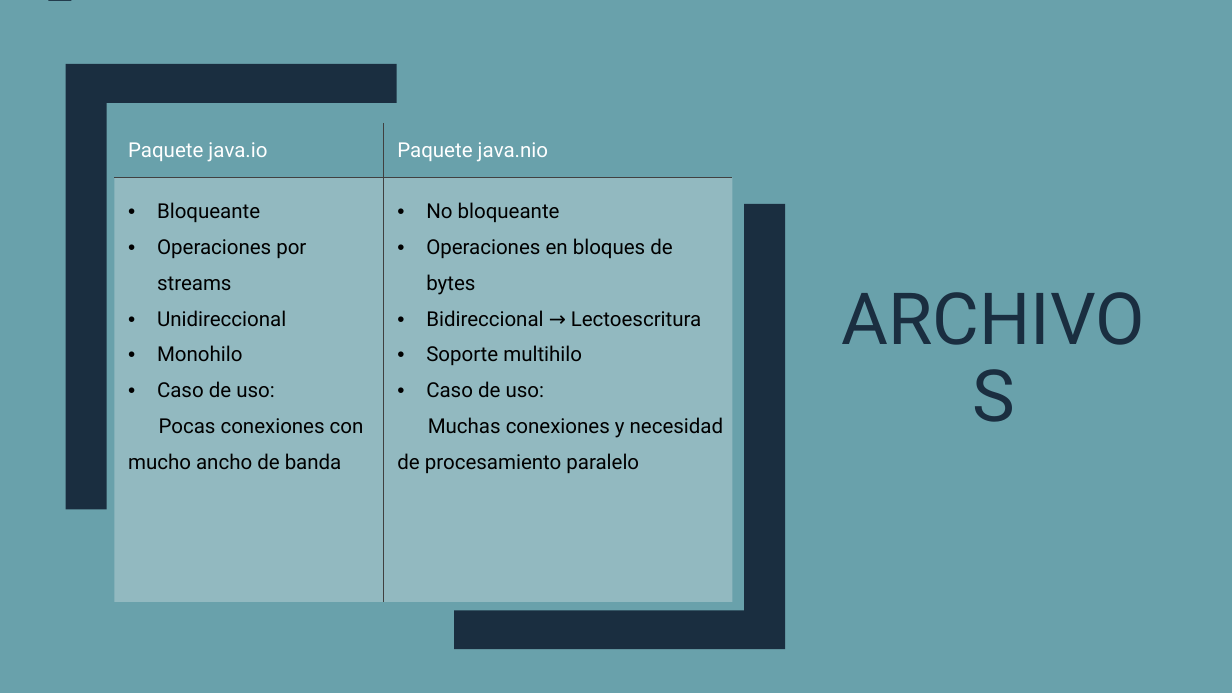
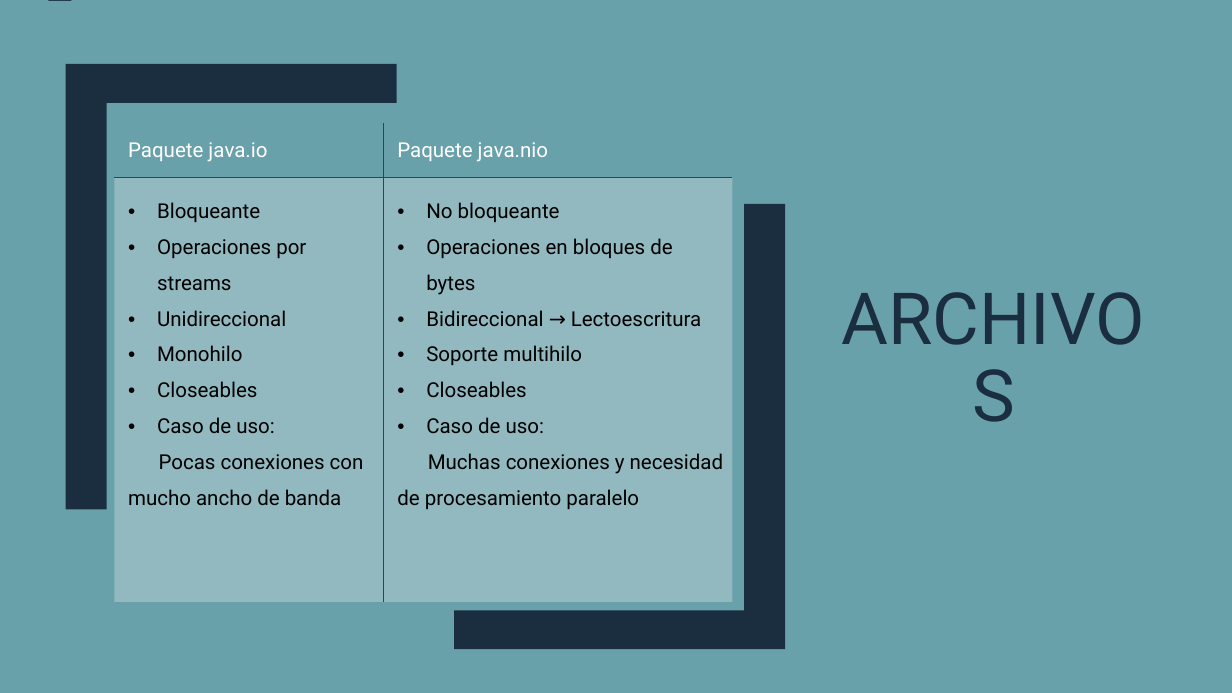
Before and after one commit to dargor94/java-prom-path, a slide deck: slide 2 of src/java-prom-path/io/Java IO.pptx. Drawn at 1232x693 pixels with LibreOffice and Linux fonts; fonts in the diff are those of the drawing. Boxes give left, top, right and bottom in pixels: in the first picture for what was removed or moved away, otherwise in the second. Text is boxed around its words. In the diff, an @@ line names an element or a change of style, - is before the commit and + after.

Commit message:
pptx

```diff
--- a/src/java-prom-path/io/Java IO.pptx
+++ b/src/java-prom-path/io/Java IO.pptx
@@ table at [115,123,732,602] @@
-row 2, column 1: Bloqueante / Operaciones por streams / Unidireccional / Monohilo / Caso de uso: / Pocas conexiones con mucho ancho de banda
+row 2, column 1: Bloqueante / Operaciones por streams / Unidireccional / Monohilo / Closeables / Caso de uso: / Pocas conexiones con mucho ancho de banda
-row 2, column 2: No bloqueante / Operaciones en bloques de bytes / Bidireccional → Lectoescritura / Soporte multihilo / Caso de uso: / Muchas conexiones y necesidad de procesamiento paralelo
+row 2, column 2: No bloqueante / Operaciones en bloques de bytes / Bidireccional → Lectoescritura / Soporte multihilo / Closeables / Caso de uso: / Muchas conexiones y necesidad de procesamiento paralelo
```
Also in this commit, not shown: 2 other files.
